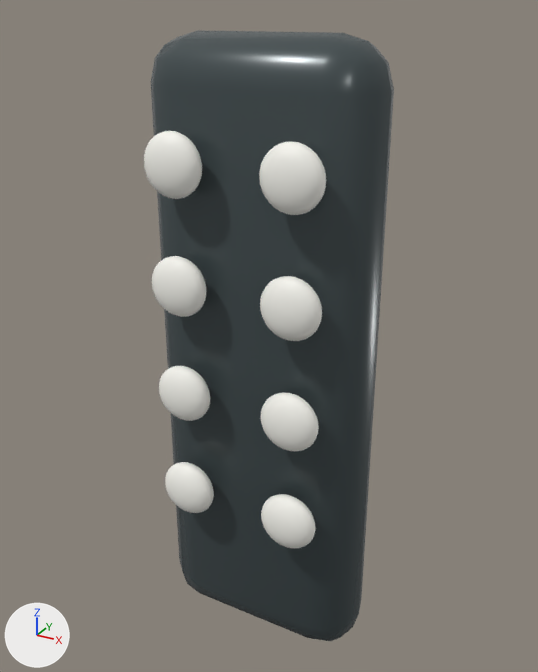
One commit to the FBX model UnityProject/Assets/Models/Remote.fbx: the scene before it, then after it.
The view is the same before and after, from a 50 mm lens placed at (0.0679, -0.1225, 0.0686), pointed at (0.0003, 0.0003, 0.0072). Lighting does not change. The marker at lower left points along +X, +Y and +Z. The first picture is the older version. Where no turn or scale is listed for an object, it has been applied to the vertices.

Names of what the first picture shows: 'RemoteBody', 'RemoteButton', 'RemoteButton.001', 'RemoteButton.002', 'RemoteButton.003', 'RemoteButton.004', 'RemoteButton.005', 'RemoteButton.006', 'RemoteButton.007'.
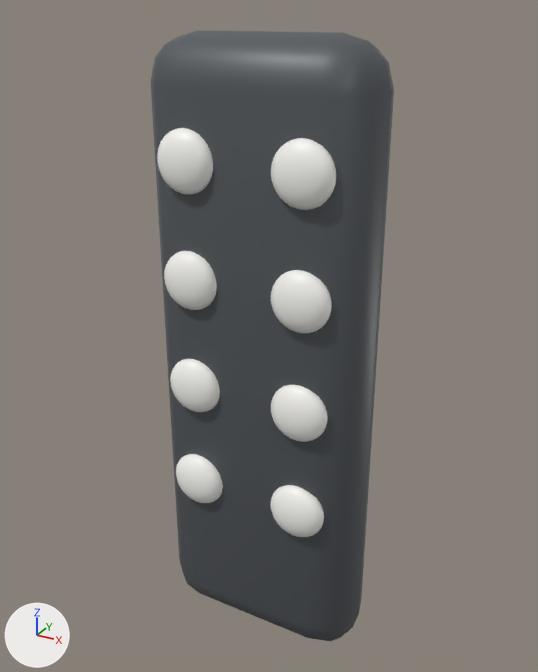
Where the newer file only moved an object's origin or applied its transform, the numbers keep the older frame.

Boxes [x1, y1, x2, y2] around the edits, measured in the pictures (538 x 672 px):
'RemoteBody', surface changed: [154, 36, 390, 633] in both
'RemoteButton.001', reshaped: before [259, 142, 326, 215]; after [271, 138, 336, 210]
'RemoteButton.003', reshaped: before [260, 276, 322, 341]; after [271, 270, 332, 333]
'RemoteButton', reshaped: before [144, 131, 202, 199]; after [157, 128, 213, 195]
'RemoteButton.005', reshaped: before [260, 393, 319, 451]; after [271, 385, 328, 442]
'RemoteButton.002', reshaped: before [152, 256, 207, 317]; after [164, 251, 217, 310]
'RemoteButton.007', reshaped: before [261, 494, 316, 548]; after [270, 485, 324, 537]
'RemoteButton.004', reshaped: before [159, 366, 210, 421]; after [170, 359, 220, 412]
'RemoteButton.006', reshaped: before [165, 462, 214, 513]; after [176, 454, 223, 503]

Edits to the bpy script that builds the scene:
```text
Change mat_graphite:
    mat_graphite.roughness: 0.27 -> 0.45
Change me_sphere_078:
    remove me_sphere_078.from_pydata(...)  # 362 vertices, 384 faces; spans x -0.006..0.006, y -0.003..0.003, z -0.006..0.006
    add me_sphere_078.from_pydata(...)  # 362 vertices, 384 faces; spans x -0.006..0.006, y 0.001..0.007, z -0.006..0.006
    me_sphere_078 part 2: 362 vertices removed from x -0.006..0.006, y -0.003..0.003, z -0.006..0.006; 362 vertices added at x -0.006..0.006, y 0.001..0.007, z -0.006..0.006, forming a UV sphere (24 segments, 16 rings, poles along z)
Change me_sphere_081:
    remove me_sphere_081.from_pydata(...)  # 362 vertices, 384 faces; spans x -0.006..0.006, y -0.003..0.003, z -0.006..0.006
    add me_sphere_081.from_pydata(...)  # 362 vertices, 384 faces; spans x -0.006..0.006, y 0.001..0.007, z -0.006..0.006
    me_sphere_081 part 1: 362 vertices removed from x -0.006..0.006, y -0.003..0.003, z -0.006..0.006; 362 vertices added at x -0.006..0.006, y 0.001..0.007, z -0.006..0.006, forming a UV sphere (24 segments, 16 rings, poles along z)
Change me_sphere_083:
    remove me_sphere_083.from_pydata(...)  # 362 vertices, 384 faces; spans x -0.006..0.006, y -0.003..0.003, z -0.006..0.006
    add me_sphere_083.from_pydata(...)  # 362 vertices, 384 faces; spans x -0.006..0.006, y 0.001..0.007, z -0.006..0.006
    me_sphere_083 part 3: 362 vertices removed from x -0.006..0.006, y -0.003..0.003, z -0.006..0.006; 362 vertices added at x -0.006..0.006, y 0.001..0.007, z -0.006..0.006, forming a UV sphere (24 segments, 16 rings, poles along z)
Change me_sphere_079:
    remove me_sphere_079.from_pydata(...)  # 362 vertices, 384 faces; spans x -0.006..0.006, y -0.003..0.003, z -0.006..0.006
    add me_sphere_079.from_pydata(...)  # 362 vertices, 384 faces; spans x -0.006..0.006, y 0.001..0.007, z -0.006..0.006
    me_sphere_079 part 4: 362 vertices removed from x -0.006..0.006, y -0.003..0.003, z -0.006..0.006; 362 vertices added at x -0.006..0.006, y 0.001..0.007, z -0.006..0.006, forming a UV sphere (24 segments, 16 rings, poles along z)
Change me_sphere_085:
    remove me_sphere_085.from_pydata(...)  # 362 vertices, 384 faces; spans x -0.006..0.006, y -0.003..0.003, z -0.006..0.006
    add me_sphere_085.from_pydata(...)  # 362 vertices, 384 faces; spans x -0.006..0.006, y 0.001..0.007, z -0.006..0.006
    me_sphere_085 part 6: 362 vertices removed from x -0.006..0.006, y -0.003..0.003, z -0.006..0.006; 362 vertices added at x -0.006..0.006, y 0.001..0.007, z -0.006..0.006, forming a UV sphere (24 segments, 16 rings, poles along z)
Change me_sphere_080:
    remove me_sphere_080.from_pydata(...)  # 362 vertices, 384 faces; spans x -0.006..0.006, y -0.003..0.003, z -0.006..0.006
    add me_sphere_080.from_pydata(...)  # 362 vertices, 384 faces; spans x -0.006..0.006, y 0.001..0.007, z -0.006..0.006
    me_sphere_080 part 5: 362 vertices removed from x -0.006..0.006, y -0.003..0.003, z -0.006..0.006; 362 vertices added at x -0.006..0.006, y 0.001..0.007, z -0.006..0.006, forming a UV sphere (24 segments, 16 rings, poles along z)
Change me_sphere_082:
    remove me_sphere_082.from_pydata(...)  # 362 vertices, 384 faces; spans x -0.006..0.006, y -0.003..0.003, z -0.006..0.006
    add me_sphere_082.from_pydata(...)  # 362 vertices, 384 faces; spans x -0.006..0.006, y 0.001..0.007, z -0.006..0.006
    me_sphere_082 part 7: 362 vertices removed from x -0.006..0.006, y -0.003..0.003, z -0.006..0.006; 362 vertices added at x -0.006..0.006, y 0.001..0.007, z -0.006..0.006, forming a UV sphere (24 segments, 16 rings, poles along z)
Change me_sphere_084:
    remove me_sphere_084.from_pydata(...)  # 362 vertices, 384 faces; spans x -0.006..0.006, y -0.003..0.003, z -0.006..0.006
    add me_sphere_084.from_pydata(...)  # 362 vertices, 384 faces; spans x -0.006..0.006, y 0.001..0.007, z -0.006..0.006
    me_sphere_084 part 8: 362 vertices removed from x -0.006..0.006, y -0.003..0.003, z -0.006..0.006; 362 vertices added at x -0.006..0.006, y 0.001..0.007, z -0.006..0.006, forming a UV sphere (24 segments, 16 rings, poles along z)
```
